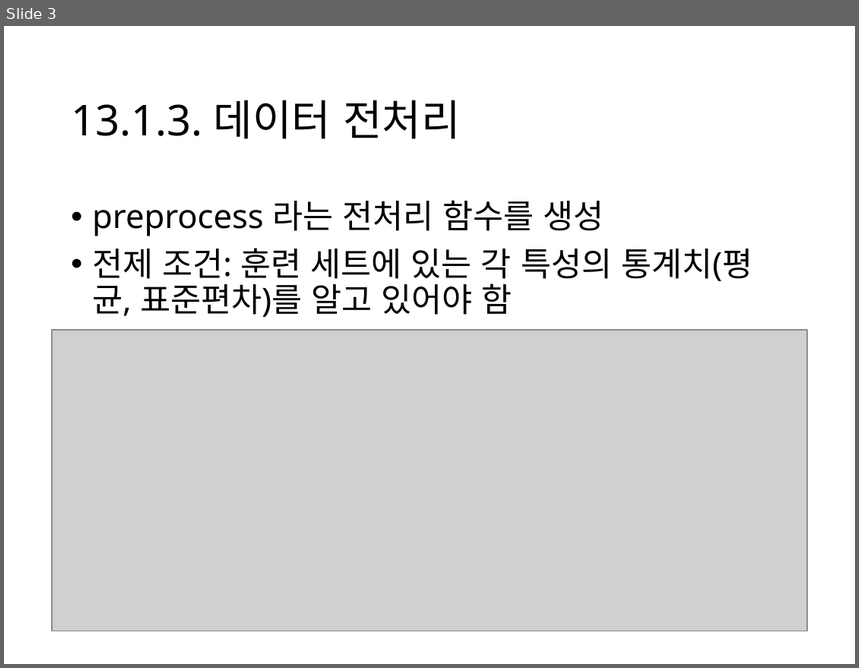
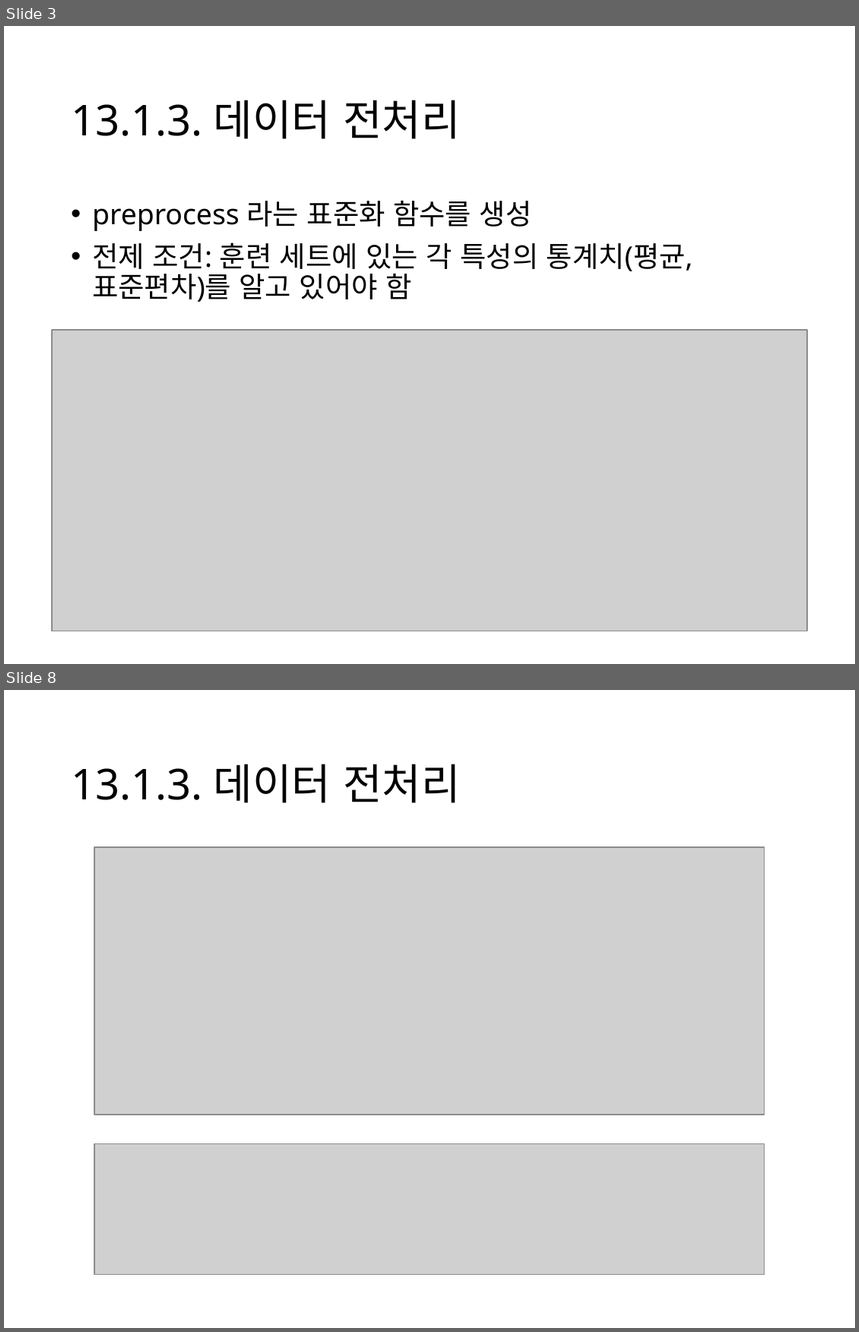
Before and after one commit to Kwan-Gu/data_science, a slide deck: ML/HandsOn/13/13_1_3_데이터전처리.pptx. Shown one above the other, each under a label of ours: slide 3 before the commit, slides 3 and 8 after it; the slides between them are not shown. The pictures are 859x668 and 859x1332 pixels, drawn with LibreOffice and Linux fonts; fonts in the diff are those of the drawing; grey boxes stand for pictures. Boxes give left, top, right and bottom in pixels: in the first picture for what was removed or moved away, otherwise in the second. Text is boxed around its words. In the diff, an @@ line names an element or a change of style, - is before the commit and + after.

Commit message:
Create 13_1_3_데이터전처리

```diff
--- a/ML/HandsOn/13/13_1_3_데이터전처리.pptx
+++ b/ML/HandsOn/13/13_1_3_데이터전처리.pptx
@@ slide 8 added at <box>4,690,855,1328</box>, background #FFFFFF @@
@@ title added at <box>71,764,461,803</box>, 36 pt, text #000000 @@
+13.1.3. 데이터 전처리
@@ picture added at <box>94,847,764,1115</box> @@
@@ picture added at <box>94,1144,764,1274</box> @@
@@ slide 3 changed as well @@
@@ text at <box>92,201,532,231</box>: text changed; size 28 to 24 pt @@
-• preprocess 라는 전처리 함수를 생성
+• preprocess 라는 표준화 함수를 생성
@@ text at <box>92,243,693,302</box>: size 28 to 24 pt in "전제 조건: 훈련 세트에 있는 각 특성의 ..." @@
```
Also in this commit, not shown: 2 other slides changed, 11 other slides added, 2 other files.
